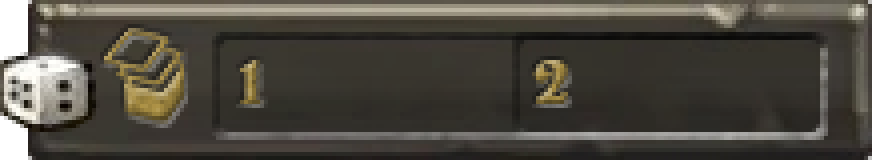
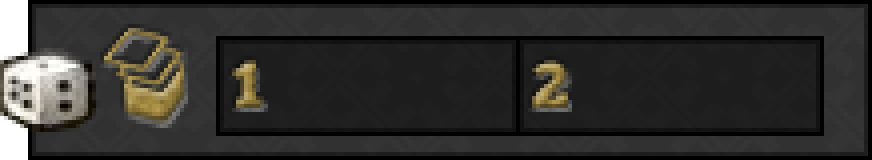
Two versions of the same layered image (872×160). Layer-by-layer changes:
painted on "2" over [532, 60, 568, 108]
painted on "1" over [232, 60, 264, 108]
hid "Rounded Rectangle 1 copy 2" over [520, 40, 820, 132]
hid "Rounded Rectangle 1" over [220, 40, 820, 132]
added group "Dark" with 4 layers in group "Player" over [28, 0, 872, 160]
added layer "inner outline" (2nd of 2, in "Player" › "Dark") (40%) in group "Dark" over [32, 4, 868, 156]
added layer "outline" (2nd of 2, in "Player" › "Dark") in group "Dark" over [28, 0, 872, 160]
added layer "Layer 1" (2nd of 2, in "Player" › "Dark") (40%) in group "Dark" over [216, 36, 824, 136]
added layer "Layer 2" in group "Dark" over [28, 0, 872, 160]
hid group "Stone" (2 layers) over [28, 0, 872, 160]
